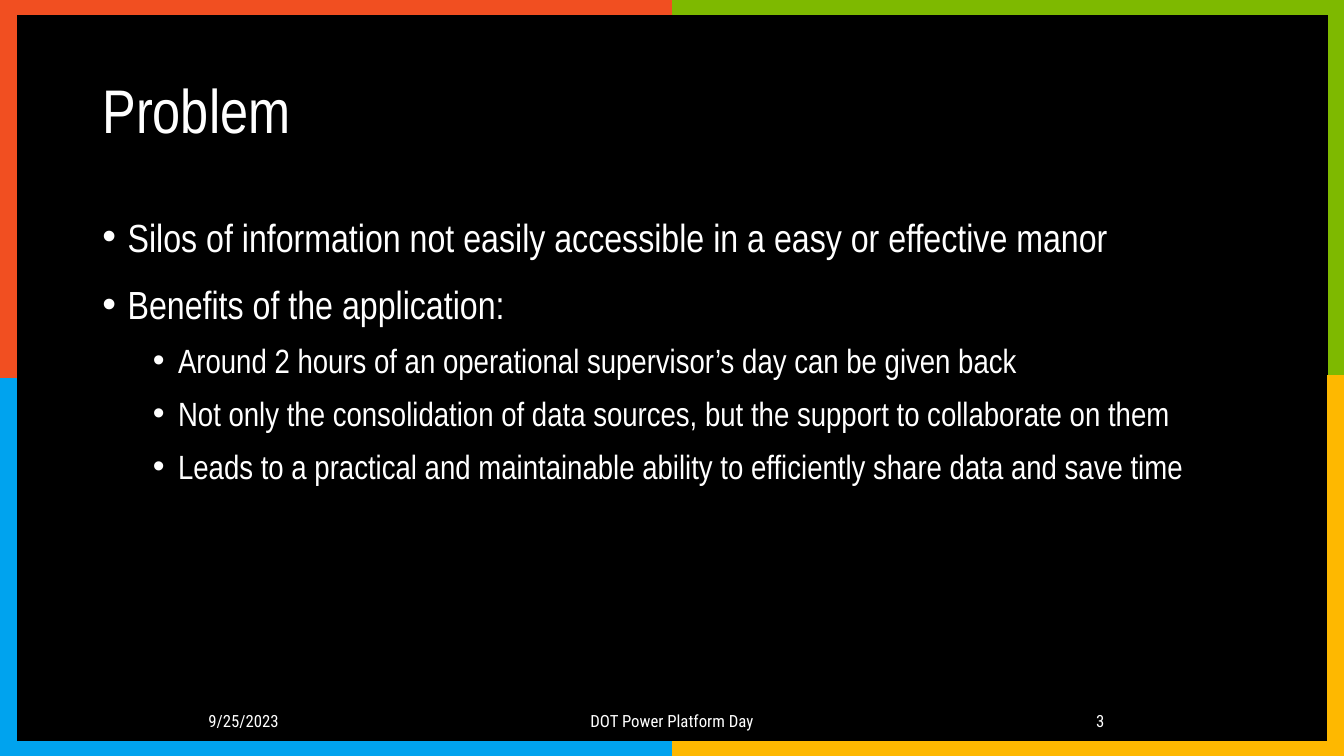
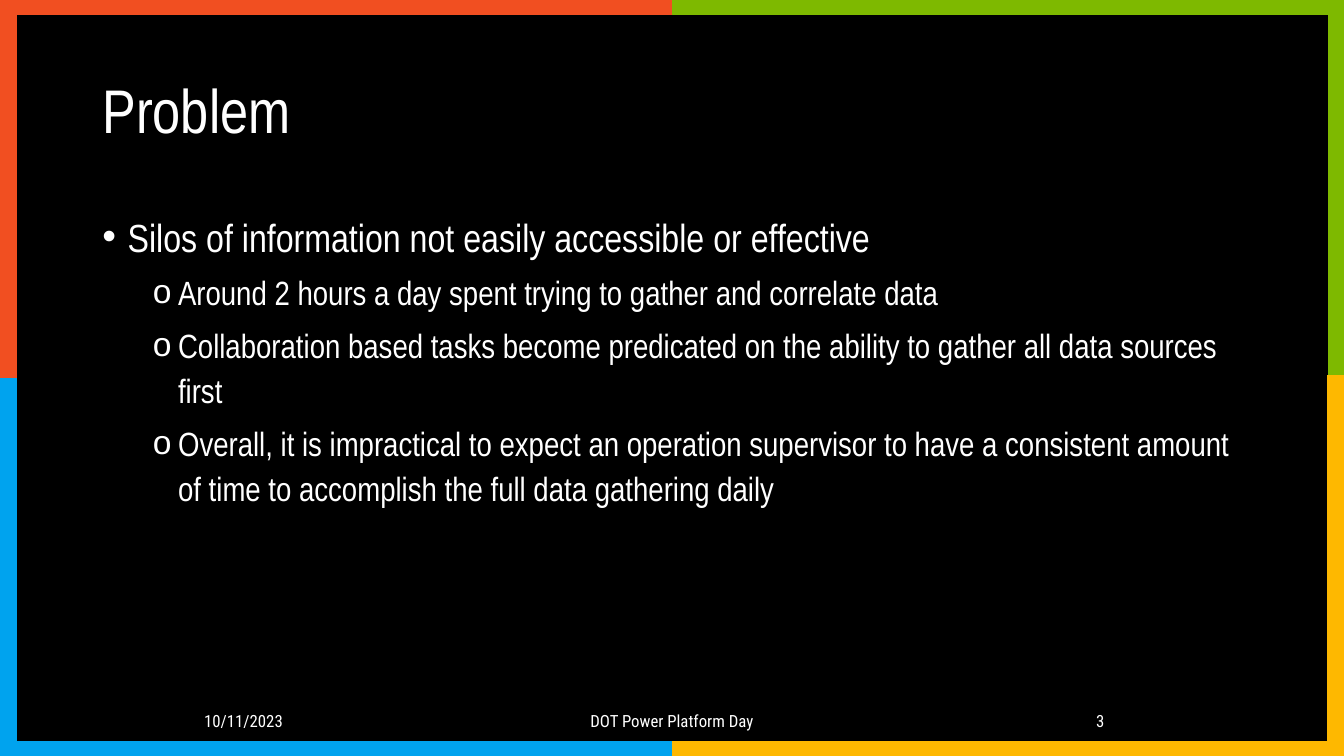
Before and after one commit to blakeZTL/DOT-PowerPlatformDay, a slide deck: slide 3 of Eagle Eye Presentation.pptx. Drawn at 1344x756 pixels with LibreOffice and Linux fonts; fonts in the diff are those of the drawing; background and template pictures are left out. Boxes give left, top, right and bottom in pixels: in the first picture for what was removed or moved away, otherwise in the second. Text is boxed around its words. In the diff, an @@ line names an element or a change of style, - is before the commit and + after.

```diff
--- a/Eagle Eye Presentation.pptx
+++ b/Eagle Eye Presentation.pptx
@@ text at bbox=[128, 223, 1229, 508]: text changed @@
-• Silos of information not easily accessible in a easy or effective manor
-• Benefits of the application:
-  • Around 2 hours of an operational supervisor’s day can be given back
-  • Not only the consolidation of data sources, but the support to collaborate on them
-  • Leads to a practical and maintainable ability to efficiently share data and save time
+• Silos of information not easily accessible or effective
+  o Around 2 hours a day spent trying to gather and correlate data
+  o Collaboration based tasks become predicated on the ability to gather all data sources first
+  o Overall, it is impractical to expect an operation supervisor to have a consistent amount of time to accomplish the full data gathering daily
@@ text at bbox=[204, 715, 283, 728]: text changed @@
-9/25/2023
+10/11/2023
```
Also in this commit, not shown: 8 other slides changed, 1 slide removed.
